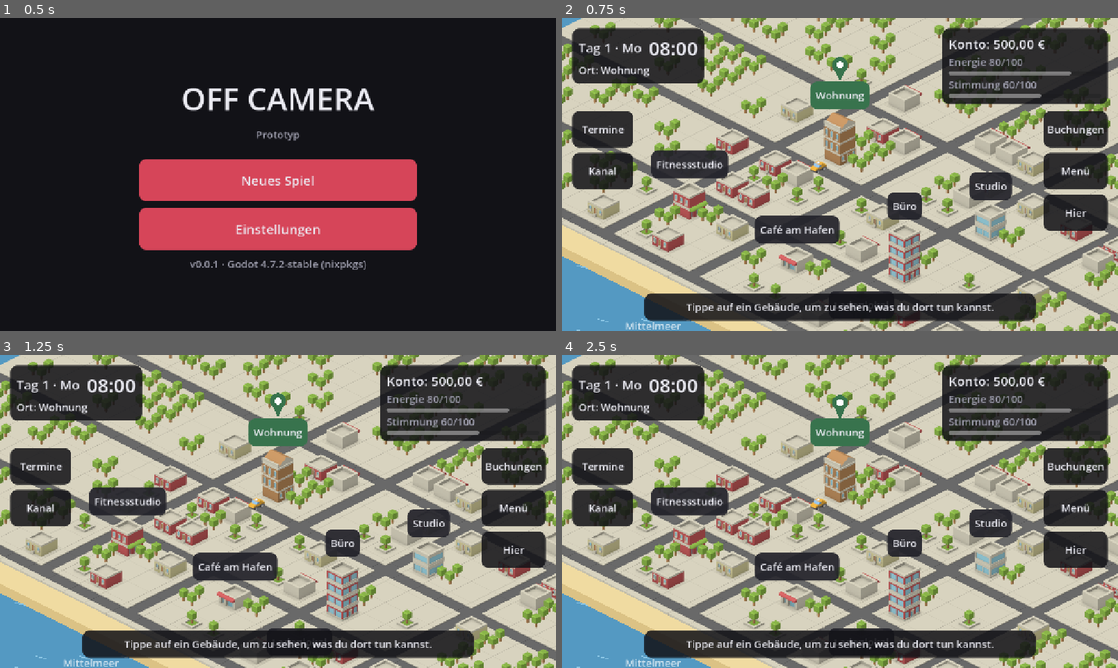
Above: before the commit, frames 1-4 (two rows, left to right).
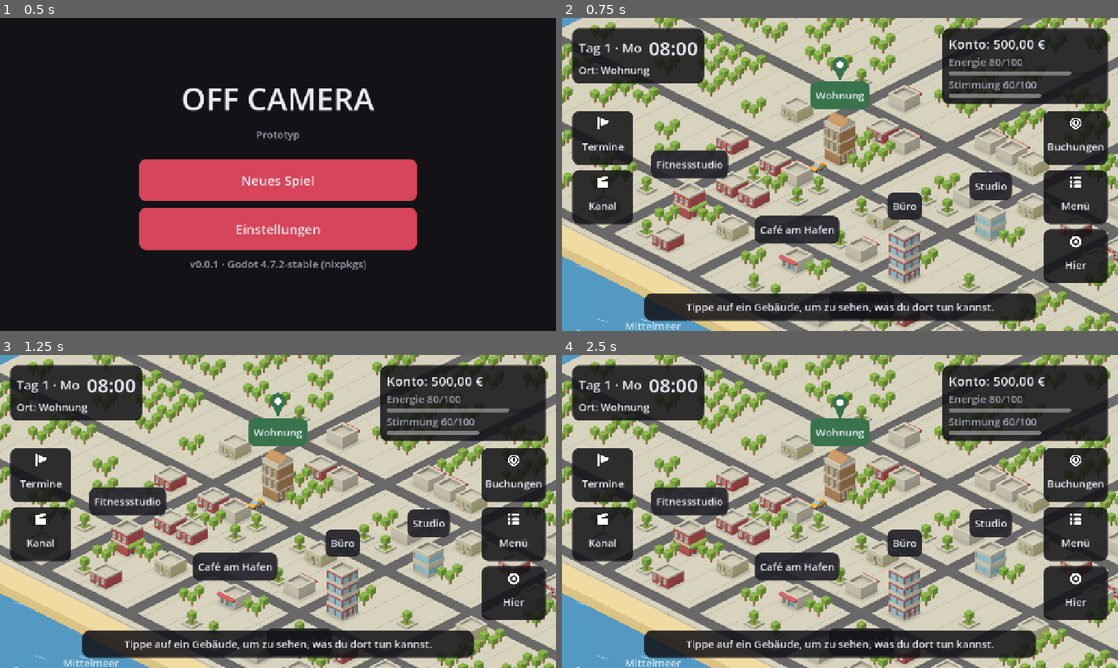
Above: after the commit, the same moments.

Repository: JanScharf265/OFFCamera
Game: Godot game, scene res://scenes/app/app.tscn
Same seed, same stepped clock (60 frames per second), same inputs: the game is played once before the commit and once after it.
Inputs:
- Up to frame 1 (0.5 s): no input
- Up to frame 2 (0.75 s): click "Neues Spiel" at 0.5 s
- Up to frame 3 (1.25 s): no input
- Up to frame 4 (2.5 s): click "Termine" at 1.25 s; click "Kanal" at 2 s

Frame 1 is identical in both runs. In frame 2, 5.4% of the frame differs, in the area x 1-99%, y 31-85%; in frame 3, 5.4%; in frame 4, 5.4%.

Commit message:
G2.4: Icons, Abnahme-Checkliste und Doku
Kenney Game Icons und Expansion (CC0, nur benutzte Dateien mit Lizenz) für
Seitenbuttons und Schließen. Abnahme-Checkliste für G2 in der Roadmap;
README, CHANGELOG, ARCHITECTURE, DECISIONS aktualisiert. 255/255 Tests grün.

Co-Authored-By: Claude Opus 5.5 <noreply@anthropic.com>

Diff:
--- a/scripts/ui/game_screen.gd
+++ b/scripts/ui/game_screen.gd
@@ -40,6 +40,17 @@
 const TOAST_STICKY_LENGTH := 90
 const HUD_RIGHT_WIDTH := 380
 const GAP := 16.0
+## Icons (Kenney „Game Icons“, CC0). Fehlt eine Datei, bleibt der Button ohne Icon.
+const ICON_DIR := "res://assets/kenney/game-icons/"
+const ICON_EXPANSION_DIR := "res://assets/kenney/game-icons-expansion/"
+const ICONS := {
+	"AppointmentsButton": ICON_EXPANSION_DIR + "flag.png",
+	"ChannelButton": ICON_DIR + "video.png",
+	"CompanyButton": ICON_DIR + "shoppingCart.png",
+	"LedgerButton": ICON_EXPANSION_DIR + "coin.png",
+	"MenuButton": ICON_DIR + "menuList.png",
+	"HereButton": ICON_DIR + "target.png",
+}
 
 var _game: GameStateScript
 ## Safe-Area-Abstände [links, oben, rechts, unten] in Viewport-Pixeln (von der App).
@@ -193,7 +204,7 @@
 
 
 func _side_button(text: String, node_name: String, action: Callable) -> Button:
-	var button := UiStyle.side_button(text)
+	var button := UiStyle.side_button(text, ICONS.get(node_name, ""))
 	button.name = node_name
 	button.pressed.connect(action)
 	return button
--- a/scripts/ui/ui_style.gd
+++ b/scripts/ui/ui_style.gd
@@ -25,7 +25,8 @@
 ## Breite der zentrierten Spalte für Menüs (Querformat).
 const COLUMN_WIDTH := 640
 ## Querformat-Spielansicht (G2): Seitenbuttons, Fenster, Hinweise.
-const SIDE_BUTTON_SIZE := Vector2(140, 84)
+const SIDE_BUTTON_SIZE := Vector2(140, 96)
+const SIDE_ICON_SIZE := 40
 const WINDOW_MAX_WIDTH := 980
 const HUD_SURFACE := Color(0.07, 0.07, 0.09, 0.86)
 const DIM := Color(0, 0, 0, 0.55)
@@ -102,10 +103,15 @@
 	return result
 
 
-## Kleiner Button am Bildschirmrand (Seitenleiste).
-static func side_button(text: String) -> Button:
+## Kleiner Button am Bildschirmrand (Seitenleiste), optional mit Icon über dem Text.
+static func side_button(text: String, icon_path: String = "") -> Button:
 	var result := Button.new()
 	result.text = text
+	if not icon_path.is_empty() and ResourceLoader.exists(icon_path):
+		result.icon = load(icon_path) as Texture2D
+		result.vertical_icon_alignment = VERTICAL_ALIGNMENT_TOP
+		result.icon_alignment = HORIZONTAL_ALIGNMENT_CENTER
+		result.add_theme_constant_override("icon_max_width", SIDE_ICON_SIZE)
 	result.custom_minimum_size = SIDE_BUTTON_SIZE
 	result.add_theme_font_size_override("font_size", SMALL_FONT_SIZE)
 	for state in ["normal", "hover", "disabled"]:
--- a/scripts/ui/windows/ui_window.gd
+++ b/scripts/ui/windows/ui_window.gd
@@ -35,9 +35,11 @@
 	_title.size_flags_horizontal = Control.SIZE_EXPAND_FILL
 	_title.clip_text = true
 	header.add_child(_title)
-	_close_button = UiStyle.side_button("Schließen")
+	_close_button = UiStyle.side_button("Schließen", "res://assets/kenney/game-icons/cross.png")
+	_close_button.vertical_icon_alignment = VERTICAL_ALIGNMENT_CENTER
+	_close_button.icon_alignment = HORIZONTAL_ALIGNMENT_LEFT
 	_close_button.name = "WindowCloseButton"
-	_close_button.custom_minimum_size = Vector2(160, 72)
+	_close_button.custom_minimum_size = Vector2(200, 72)
 	_close_button.visible = closable
 	_close_button.pressed.connect(func() -> void: close_pressed.emit())
 	header.add_child(_close_button)
Not shown, added: assets/kenney/game-icons-expansion/License.txt
Binary file added: assets/kenney/game-icons-expansion/coin.png
Not shown, added: assets/kenney/game-icons-expansion/coin.png.import
Binary file added: assets/kenney/game-icons-expansion/flag.png
Not shown, added: assets/kenney/game-icons-expansion/flag.png.import
Not shown, added: assets/kenney/game-icons/License.txt
Binary file added: assets/kenney/game-icons/cross.png
Not shown, added: assets/kenney/game-icons/cross.png.import
Binary file added: assets/kenney/game-icons/menuList.png
Not shown, added: assets/kenney/game-icons/menuList.png.import
Binary file added: assets/kenney/game-icons/shoppingCart.png
Not shown, added: assets/kenney/game-icons/shoppingCart.png.import
(and 9 more such lines)
